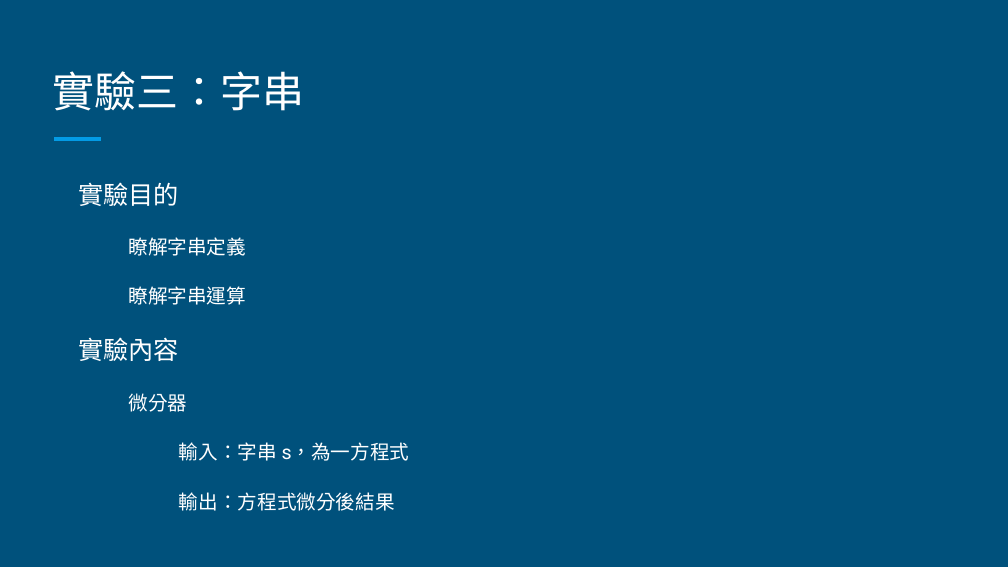
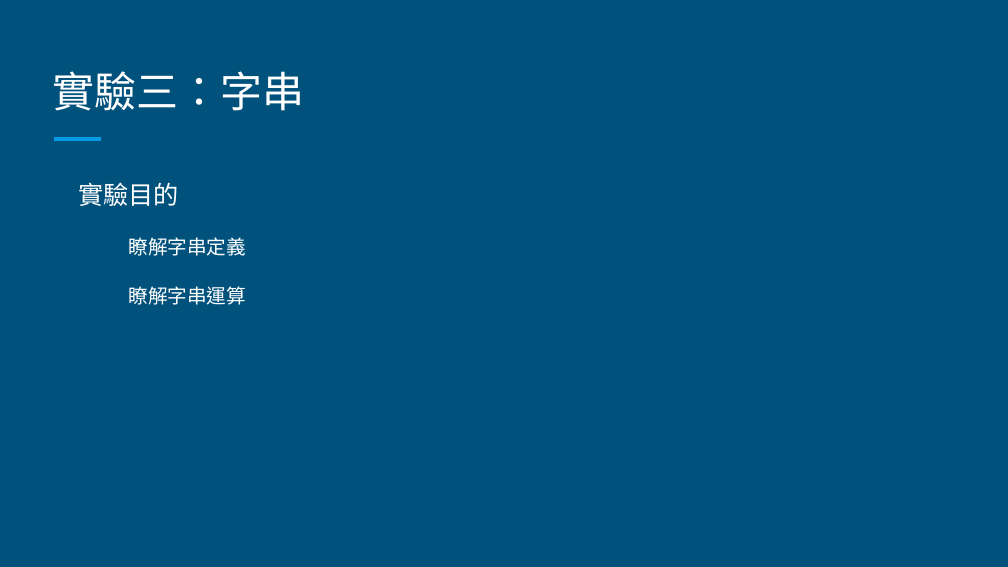
Before and after one commit to commProgramTAs/class, a slide deck: slide 4 of lab4/Lab 04 - 陣列與字串.pptx. Drawn at 1008x567 pixels with LibreOffice and Linux fonts; fonts in the diff are those of the drawing. Boxes give left, top, right and bottom in pixels: in the first picture for what was removed or moved away, otherwise in the second. Text is boxed around its words. In the diff, an @@ line names an element or a change of style, - is before the commit and + after.

```diff
--- a/lab4/Lab 04 - 陣列與字串.pptx
+++ b/lab4/Lab 04 - 陣列與字串.pptx
@@ text at (x1=78, y1=337, x2=410, y2=511): paragraphs removed @@
-實驗內容
-  微分器
-    輸入：字串 s，為一方程式
-    輸出：方程式微分後結果
```
Also in this commit, not shown: 3 other slides changed, 1 slide added, 38 other files.
